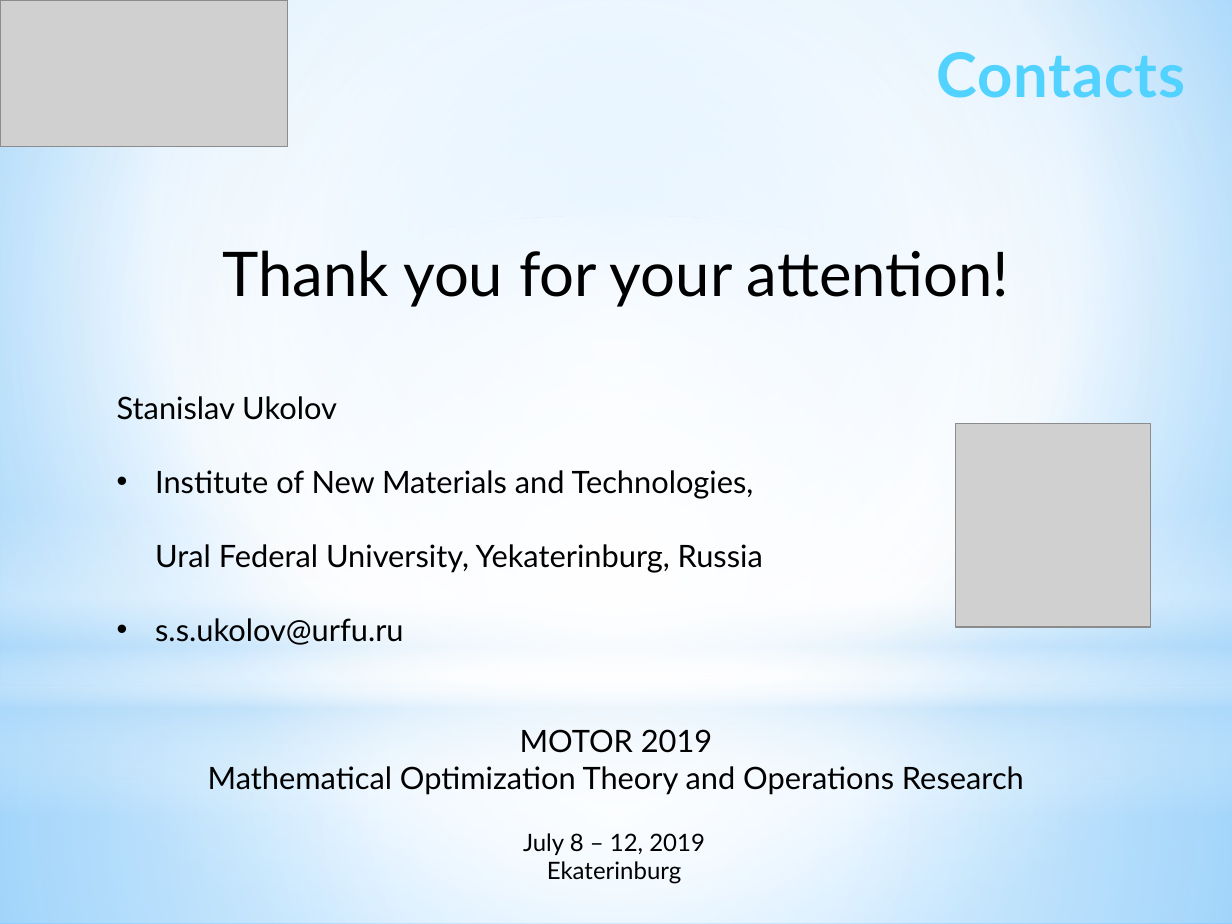
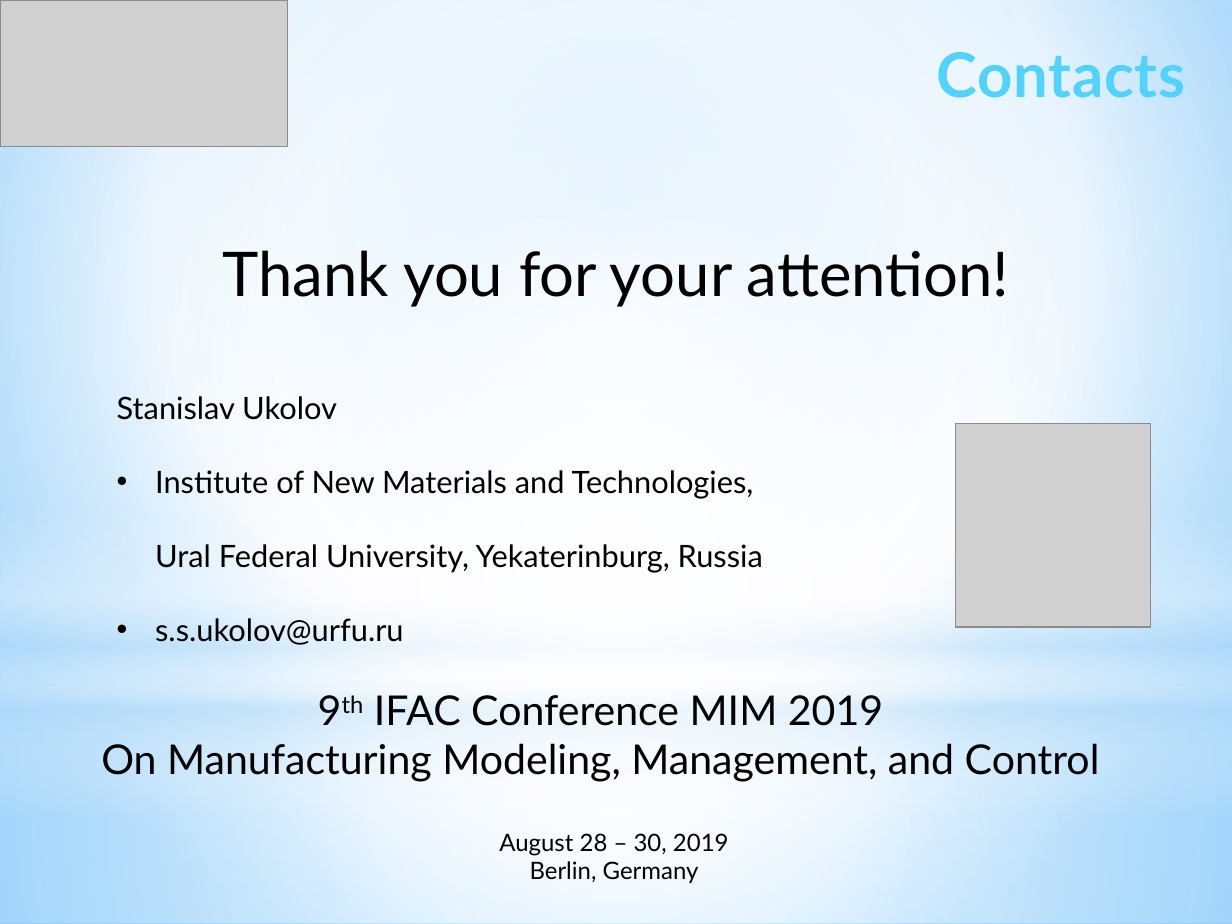
Before and after one commit to ukoloff/LaTeX, a slide deck: slide 21 of MiM2019/pptx/Report.pptx. Drawn at 1232x924 pixels with LibreOffice and Linux fonts; fonts in the diff are those of the drawing; grey boxes stand for pictures. Boxes give left, top, right and bottom in pixels: in the first picture for what was removed or moved away, otherwise in the second. Text is boxed around its words. In the diff, an @@ line names an element or a change of style, - is before the commit and + after.

```diff
--- a/MiM2019/pptx/Report.pptx
+++ b/MiM2019/pptx/Report.pptx
@@ text added at [101, 695, 1100, 782], 24 pt, text #000000 @@
+9th IFAC Conference MIM 2019
+On Manufacturing Modeling, Management, and Control
@@ text removed at [208, 729, 1024, 795] @@
-MOTOR 2019
-Mathematical Optimization Theory and Operations Research
@@ text at [499, 833, 729, 883]: text changed @@
-July 8 – 12, 2019
-Ekaterinburg
+August 28 – 30, 2019
+Berlin, Germany
```
Also in this commit, not shown: 1 other slide changed.
